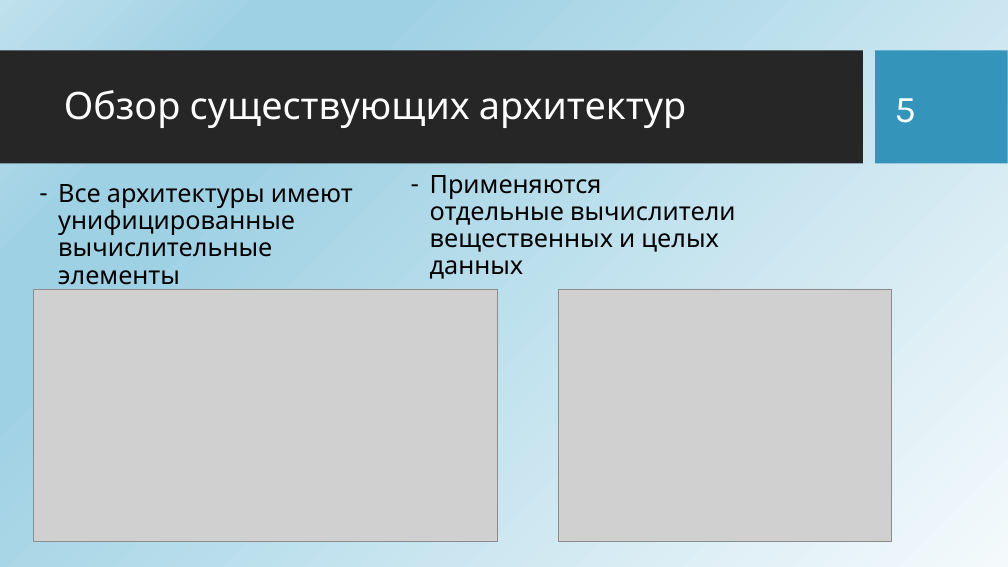
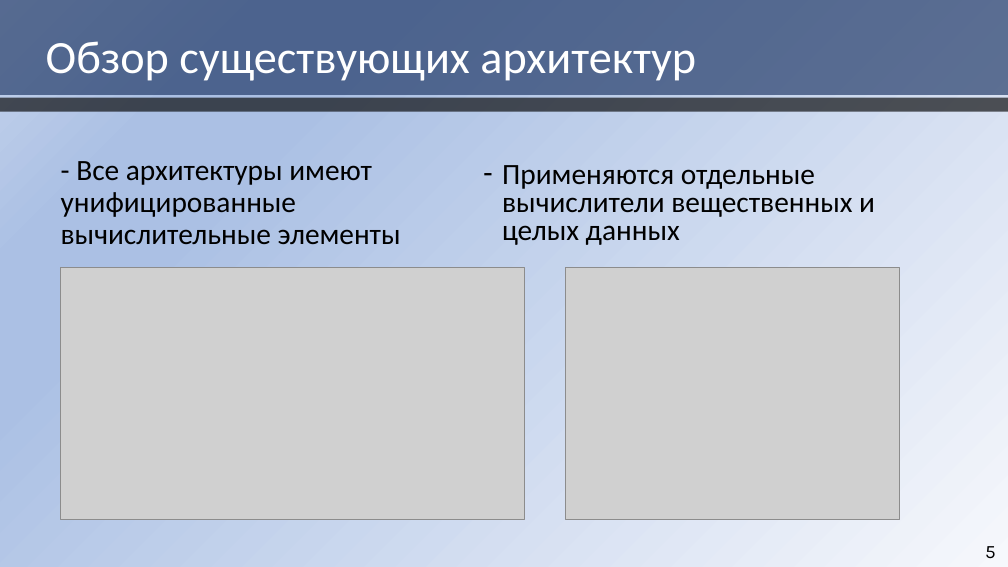
Before and after one commit to HaMeNopeDiot/hardware_gpu, a slide deck: slide 5 of docs/starukhin_dissertation/magister_pres.pptx. Drawn at 1008x567 pixels with LibreOffice and Linux fonts; fonts in the diff are those of the drawing; grey boxes stand for pictures; background and template pictures are left out. Boxes give left, top, right and bottom in pixels: in the first picture for what was removed or moved away, otherwise in the second. Text is boxed around its words. In the diff, an @@ line names an element or a change of style, - is before the commit and + after.

```diff
--- a/docs/starukhin_dissertation/magister_pres.pptx
+++ b/docs/starukhin_dissertation/magister_pres.pptx
@@ background picture (left out) to gradient #F6F8FC to #ABC0E4 to #C7D5ED @@
@@ rectangle added at [0, 0, 1008, 95], fill #1A3260 at 65% opacity @@
@@ title "Обзор существующих архитектур": place and size @@
-title "Обзор существующих архитектур" at [64, 90, 686, 128]
+title "Обзор существующих архитектур" at [46, 41, 696, 81]
@@ title "Обзор существующих архитектур" at [46, 41, 696, 81]: size 36 to 44 pt, font Karla to Calibri @@
@@ rectangle removed at [0, 51, 863, 164] @@
@@ rectangle removed at [876, 51, 1008, 164] @@
@@ rectangle added at [0, 98, 1008, 111], fill #000000 at 65% opacity @@
@@ text at [61, 161, 401, 245]: text changed; size 24 to 28 pt; font Karla to Calibri @@
-– Все архитектуры имеют унифицированные вычислительные элементы
+- Все архитектуры имеют унифицированные вычислительные элементы
@@ text "Применяются отдельные вычислители вещественных и ...": place and size @@
-text "Применяются отдельные вычислители вещественных и ..." at [430, 175, 736, 279]
+text "Применяются отдельные вычислители вещественных и ..." at [502, 165, 875, 245]
@@ text "Применяются отдельные вычислители вещественных и ..." at [502, 165, 875, 245]: size 24 to 28 pt, font Karla to Calibri; line spacing 0.9 to 0.8 @@
@@ picture: place and size @@
-picture at [34, 289, 498, 541]
+picture at [60, 267, 524, 520]
@@ picture: place and size @@
-picture at [558, 289, 892, 541]
+picture at [566, 267, 899, 520]
@@ page number: place and size @@
-page number at [895, 98, 916, 123]
+page number at [985, 546, 996, 559]
@@ page number at [985, 546, 996, 559]: size 36 to 18 pt, text colour #FFFFFF to #000000; alignment left to right @@
```
Also in this commit, not shown: 14 other slides changed, 2 other files.
